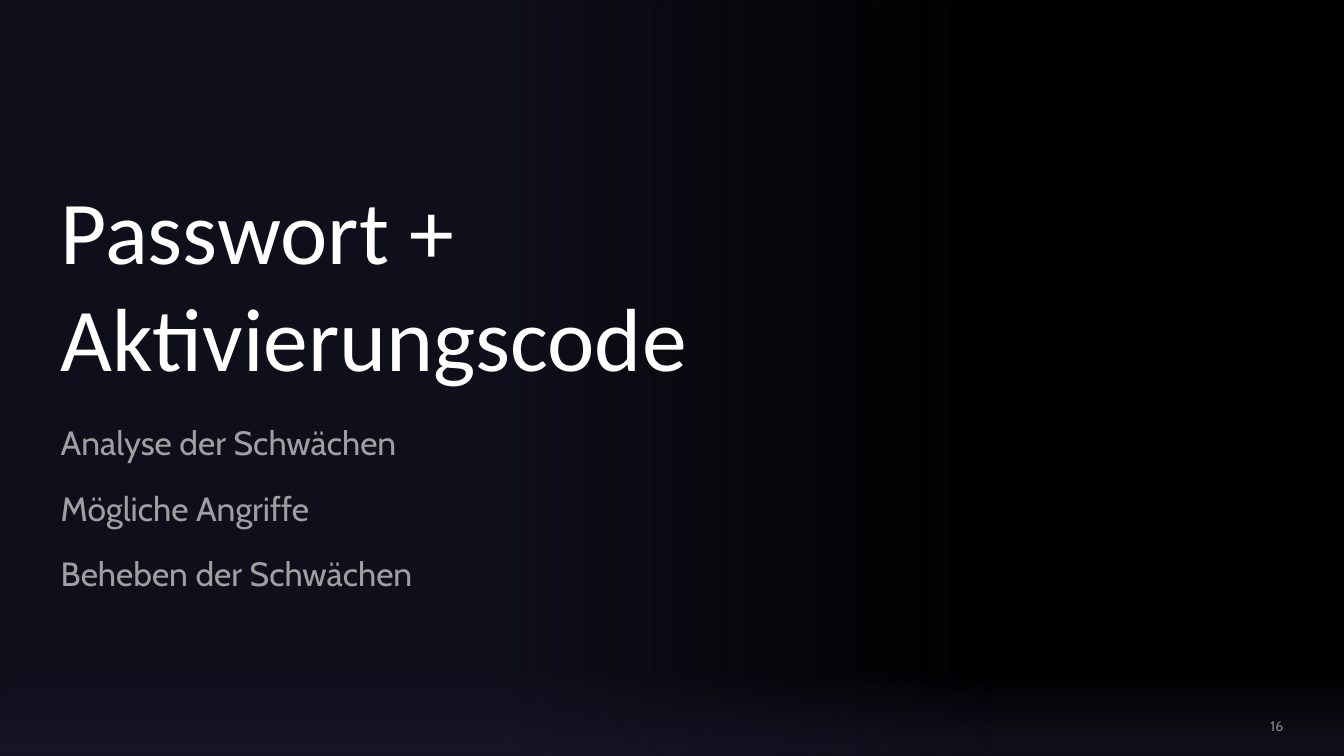
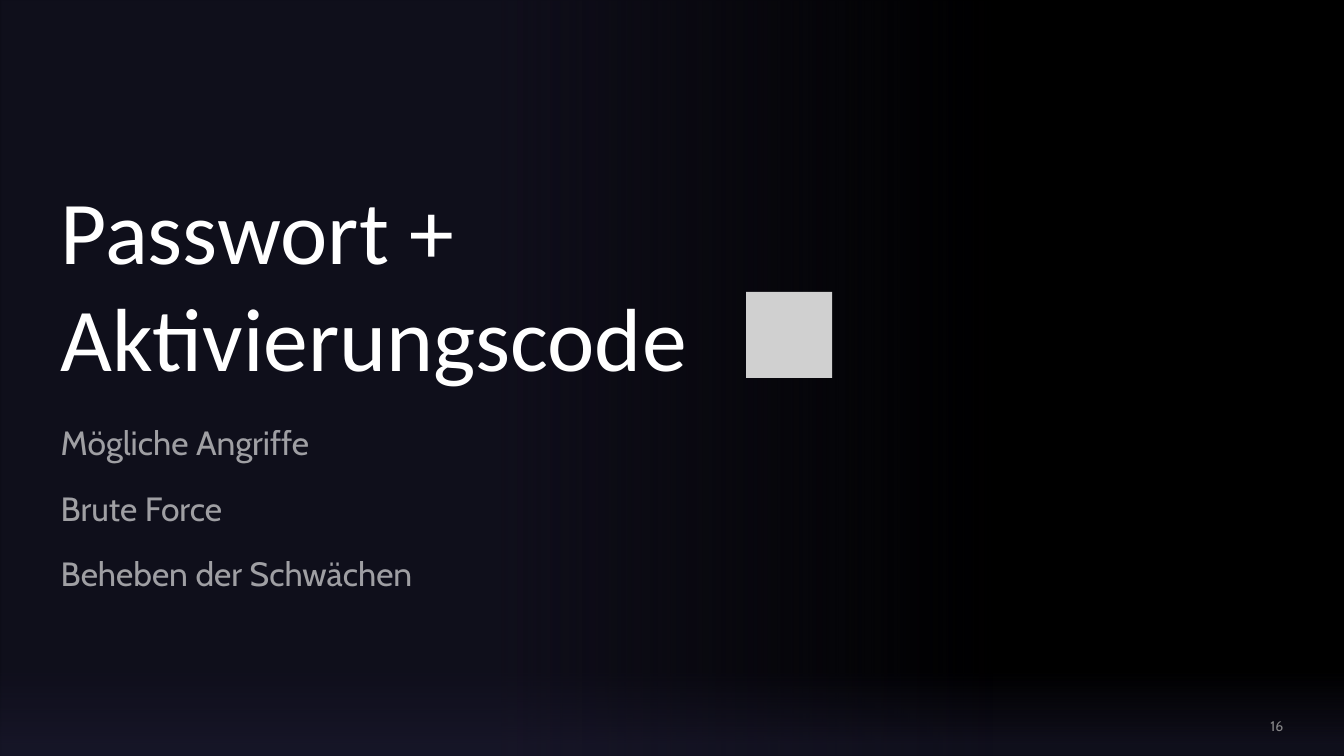
Before and after one commit to hagengruber/chess_server_strong, a slide deck: slide 16 of Alternativ Version.pptx. Drawn at 1344x756 pixels with LibreOffice and Linux fonts; fonts in the diff are those of the drawing; grey boxes stand for pictures; background and template pictures are left out. Boxes give left, top, right and bottom in pixels: in the first picture for what was removed or moved away, otherwise in the second. Text is boxed around its words. In the diff, an @@ line names an element or a change of style, - is before the commit and + after.

```diff
--- a/Alternativ Version.pptx
+++ b/Alternativ Version.pptx
@@ picture added at (746, 292, 832, 378) @@
@@ subtitle at (61, 430, 397, 463): paragraph removed @@
-Analyse der Schwächen
@@ subtitle at (61, 497, 222, 522): paragraph added @@
+Brute Force
```
Also in this commit, not shown: 17 other slides changed, 9 slides added, 3 other files.
